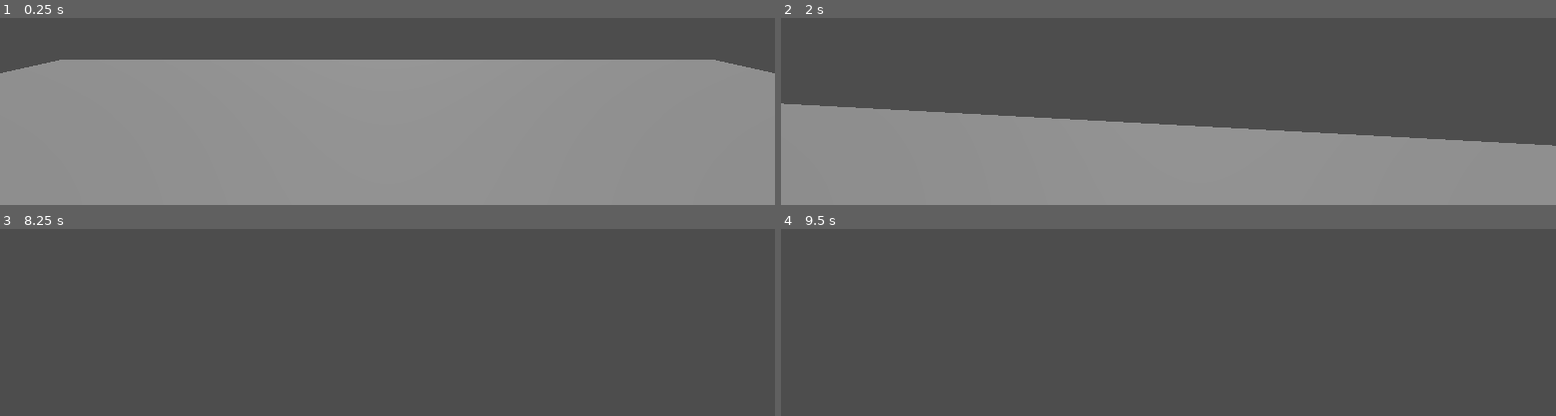
Above: before the commit, frames 1-4 (two rows, left to right).
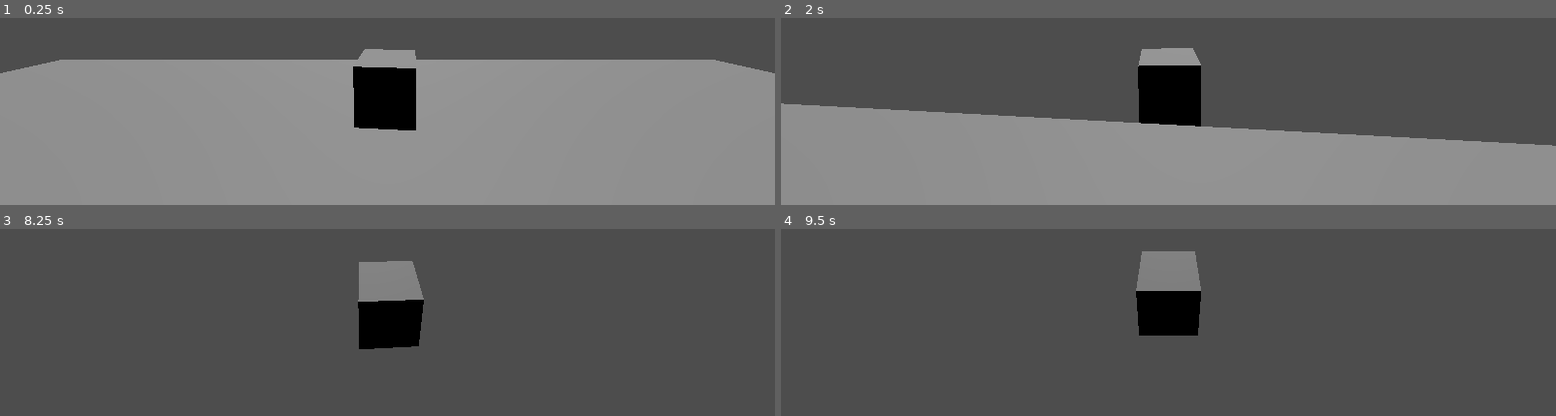
Above: after the commit, the same moments.

Repository: Esoteric-Edge-Games/Dont_Go_Back_2-
Game: Godot game, scene res://scenes/node_3d.tscn
The game is run twice, just before and just after one commit, with the same random seed, the same clock (stepped at 60 frames per second) and the same inputs.
Inputs (mouse positions are in pixels of both pictures, inside the frame that each line leads up to):
- Up to frame 1 (0.25 s): no input
- Up to frame 2 (2 s): tap Enter at 0.5 s; move the mouse to (outside the picture) at 0.52 s; hold Shift (Sprint) 0.53-1.28 s; hold W (Move_Forward) from 0.53 s (still down); move the mouse to (outside the picture) at 1.27 s; tap Shift (Sprint) at 1.35 s
- Up to frame 3 (8.25 s): move the mouse to (outside the picture) at 2.02 s; hold Shift (Sprint) 2.03-2.78 s; tap Space at 2.75, 4.25, 5.75 s; move the mouse to (outside the picture) at 2.77 s; tap Shift (Sprint) every 1.5 s from 2.85 to 7.35 s; tap Enter at 3.5, 5 s; move the mouse to (outside the picture) at 3.52 s; hold Shift (Sprint) 3.53-4.28 s; move the mouse to (outside the picture) at 4.27 s; move the mouse to (outside the picture) at 5.02 s; hold Shift (Sprint) 5.03-5.78 s; move the mouse to (outside the picture) at 5.77 s; release W (Move_Forward) at 5.78 s; hold D (Move_Right) 5.78-6.53 s; move the mouse to (outside the picture) at 6.52 s; hold Shift (Sprint) 6.53-7.28 s; hold W (Move_Forward) from 6.53 s (still down); move the mouse to (outside the picture) at 7.27 s; move the mouse to (outside the picture) at 8.02 s; hold Shift (Sprint) from 8.03 s (still down)
- Up to frame 4 (9.5 s): move the mouse to (outside the picture) at 8.77 s; release W (Move_Forward) at 8.78 s; release Shift (Sprint) at 8.78 s; hold A (Move_Left) from 8.78 s (still down); tap Shift (Sprint) at 8.85 s

The runs differ from the first frame. In frame 1, 3.0% of the frame differs, in the area x 45-54%, y 16-61%; in frame 2, 3.2%; in frame 3, 3.6%, in the area x 46-55%, y 17-65%; in frame 4, 3.5%.

Commit message:
Se arreglando el watcher

Diff:
--- /dev/null
+++ b/Scripts/enemy_scripts/Watcher.gd
@@ -0,0 +1,107 @@
+extends StaticBody3D
+
+#Variables y constancias que hacen que el enemigo "Watcher" spawnee
+@onready var cameraPlayer = ($"../Player/Camera3D")
+@onready var player = $"../Player"
+@onready var rng = RandomNumberGenerator.new()
+var enemyPaused = false
+var isSpawned = false
+var timePassed = 48
+var remainingTimeToSpawn = 48
+var chanceToSpawn = 100
+var just_spawned = false
+const SPAWN_OFFSET = 5.0
+
+const ENEMY_DURATION = 3.0
+var enemyTimer = ENEMY_DURATION
+var timeNotLookedAt = 0.0
+const NOT_LOOK_THRESHOLD = 3.0
+
+var orbit_angle = 0.0  # Radianes
+var orbit_speed = 1.0  # Velocidad de rotación (ajustá a gusto)
+var orbit_radius = 5.0  # Qué tan lejos orbita del jugador
+
+func _physics_process(delta):
+	var offset = -cameraPlayer.global_transform.basis.z
+	var playerPosition = player.global_transform.origin
+	timePassed += delta
+
+	if enemyPaused:
+		# Aumentamos el ángulo para orbitar
+		orbit_angle += orbit_speed * delta
+
+
+		var x = cos(orbit_angle) * orbit_radius
+		var z = sin(orbit_angle) * orbit_radius
+		var enemy_pos = playerPosition + Vector3(x, 1.5, z)
+		# Movimiento suave hacia la nueva posición
+		global_transform.origin = global_transform.origin.lerp(enemy_pos, delta * 5.0)
+		# Que mire al jugador siempre
+		look_at(playerPosition, Vector3.UP)
+
+
+		if just_spawned:
+			var target_position = playerPosition + offset * SPAWN_OFFSET
+			target_position.y += 1.5
+			just_spawned = false
+			offset.y = 0
+			offset = offset.normalized()
+			global_transform.origin = target_position
+			look_at(player.global_transform.origin, Vector3.UP)
+			rotation.y = lerp_angle(rotation.y, rotation.y, delta * 5.0)
+			visible = true  # por si estaba oculto
+			print("👁️ Enemy spawned in front of player")
+
+
+		offset.y = 0
+		offset = offset.normalized() * SPAWN_OFFSET
+		playerPosition += offset
+		global_transform.origin = playerPosition
+		var camera_forward = -cameraPlayer.global_transform.basis.z.normalized()
+		var to_enemy = (global_transform.origin - cameraPlayer.global_transform.origin).normalized()
+		var dot_value = camera_forward.dot(to_enemy)
+		if dot_value > 0.95:
+			enemyTimer -= delta
+			timeNotLookedAt = 0.0
+			print("Player looking at enemy. Time until kill: ", enemyTimer)
+		else:
+			timeNotLookedAt += delta
+			print("Player not looking at enemy for: ", timeNotLookedAt, " seconds")
+
+		if enemyTimer <= 0.0:
+			print("Watcher kills the player")
+
+		if timeNotLookedAt >= NOT_LOOK_THRESHOLD:
+			print("Enemy disappears because player did not look")
+			restore_vars()
+
+	elif not isSpawned:
+		if timePassed >= remainingTimeToSpawn:
+			print("Trying to spawn Watcher in front")
+			if rng.randf_range(0, 100) < chanceToSpawn:
+				remainingTimeToSpawn = 5
+				chanceToSpawn = 70
+				isSpawned = true
+				enemyPaused = true
+				just_spawned = true
+				enemyTimer = ENEMY_DURATION
+				timeNotLookedAt = 0.0
+			else:
+				print("Enemy did no spawn this time")
+
+
+
+func restore_vars():
+	enemyPaused = false
+	enemyTimer = ENEMY_DURATION
+	timeNotLookedAt = 0.0
+	isSpawned = false
+	timePassed = 0.0
+	global_transform.origin = Vector3(9999, 9999, 0)
+
+func _ready():
+	rng.randomize()
+	Global.register_enemy(self)
+
+func spawn_enemy():
+	print("enemigo 0 spawneado")
--- a/Scripts/enemy_scripts/enemy_0.gd
+++ /dev/null
@@ -1,7 +0,0 @@
-extends StaticBody3D
-
-func _ready():
-	Global.register_enemy(self)
-
-func spawn_enemy():
-	print("enemigo 0 spawneado")
--- a/scenes/node_3d.tscn
+++ b/scenes/node_3d.tscn
@@ -1,10 +1,10 @@
-[gd_scene load_steps=13 format=3 uid="uid://dqgm20jm1doap"]
+[gd_scene load_steps=14 format=3 uid="uid://dqgm20jm1doap"]
 
-[ext_resource type="Script" uid="uid://dr4kirflru27g" path="res://scripts/main_game.gd" id="1_ns6u7"]
-[ext_resource type="Script" uid="uid://debe6m436sgay" path="res://scripts/player.gd" id="2_5t4e2"]
-[ext_resource type="Script" uid="uid://gyjgknk41w1k" path="res://scripts/enemy_scripts/enemy_0.gd" id="3_5t4e2"]
-[ext_resource type="Script" uid="uid://cq4n44d8x82ak" path="res://scripts/enemy_scripts/enemy_1.gd" id="4_xvgsr"]
-[ext_resource type="Script" uid="uid://eyny7ktdunqt" path="res://scripts/enemy_scripts/enemy_2.gd" id="5_oqwcg"]
+[ext_resource type="Script" uid="uid://dr4kirflru27g" path="res://Scripts/main_game.gd" id="1_ns6u7"]
+[ext_resource type="Script" uid="uid://debe6m436sgay" path="res://Scripts/player.gd" id="2_5t4e2"]
+[ext_resource type="Script" uid="uid://gyjgknk41w1k" path="res://Scripts/enemy_scripts/Watcher.gd" id="3_5t4e2"]
+[ext_resource type="Script" uid="uid://cq4n44d8x82ak" path="res://Scripts/enemy_scripts/enemy_1.gd" id="4_xvgsr"]
+[ext_resource type="Script" uid="uid://eyny7ktdunqt" path="res://Scripts/enemy_scripts/enemy_2.gd" id="5_oqwcg"]
 
 [sub_resource type="CapsuleMesh" id="CapsuleMesh_noarx"]
 
@@ -21,6 +21,8 @@
 [sub_resource type="PlaneMesh" id="PlaneMesh_noarx"]
 
 [sub_resource type="BoxMesh" id="BoxMesh_xvgsr"]
+
+[sub_resource type="BoxMesh" id="BoxMesh_t3l2h"]
 
 [node name="Node3D" type="Node3D"]
 script = ExtResource("1_ns6u7")
@@ -56,12 +58,11 @@
 [node name="La lucecita" type="DirectionalLight3D" parent="."]
 transform = Transform3D(1, 0, 0, 0, -0.511083, 0.859531, 0, -0.859531, -0.511083, 0, 0, 0)
 
-[node name="Enemy0" type="StaticBody3D" parent="."]
-transform = Transform3D(1, 0, 0, 0, 1, 0, 0, 0, 1, -6.98239, 2.59544, 3.80552)
+[node name="Watcher" type="StaticBody3D" parent="."]
+transform = Transform3D(1, 0, 0, 0, 1, 0, 0, 0, 1, -6.98239, 5.94797, 3.80552)
 script = ExtResource("3_5t4e2")
 
-[node name="MeshInstance3D" type="MeshInstance3D" parent="Enemy0"]
-transform = Transform3D(1, 0, 0, 0, 1, 0, 0, 0, 1, -12.5037, 0, 0)
+[node name="MeshInstance3D" type="MeshInstance3D" parent="Watcher"]
 mesh = SubResource("BoxMesh_xvgsr")
 
 [node name="Enemy1" type="StaticBody3D" parent="."]
@@ -69,14 +70,12 @@
 script = ExtResource("4_xvgsr")
 
 [node name="MeshInstance3D" type="MeshInstance3D" parent="Enemy1"]
-transform = Transform3D(1, 0, 0, 0, 1, 0, 0, 0, 1, -12.5037, 0, 0)
-mesh = SubResource("BoxMesh_xvgsr")
+mesh = SubResource("BoxMesh_t3l2h")
 
 [node name="Enemy2" type="StaticBody3D" parent="."]
 transform = Transform3D(1, 0, 0, 0, 1, 0, 0, 0, 1, -27.9296, 10.3818, 15.2221)
 script = ExtResource("5_oqwcg")
 
 [node name="MeshInstance3D" type="MeshInstance3D" parent="Enemy2"]
-transform = Transform3D(1, 0, 0, 0, 1, 0, 0, 0, 1, -12.5037, 0, 0)
-mesh = SubResource("BoxMesh_xvgsr")
+mesh = SubResource("BoxMesh_t3l2h")
 skeleton = NodePath("../../Enemy2")
Renamed: Scripts/enemy_scripts/enemy_0.gd.uid -> Scripts/enemy_scripts/Watcher.gd.uid
